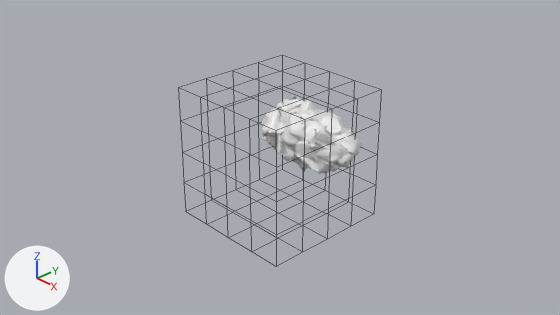
An edit to the Blender file PROCEDURAL_Meteors/meteor.blend, drawn before and after from the same camera.
Rendered twice from the file's camera 'Camera'. Every picture has the same lights, and +X, +Y and +Z are marked at lower left. Mesh edges are drawn as thin lines.

Script lines for the objects in view, before the commit:
```python
ob_cube = bpy.data.objects.new('Cube', me_cube)
ob_cube.location = (0.0, 0.0, 0.0)
```
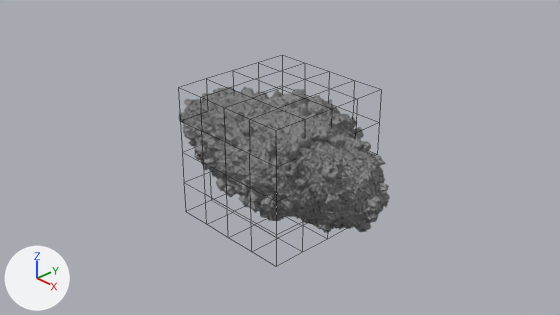
Commit message: updated PROCEDURAL_Meteors/meteor.blend

Location of each change, [x1, y1, x2, y2] in pixels of the pictures (560 x 315 px):
'Cube', surface changed, modifiers changed
    before: [262, 97, 363, 174]
    after: [178, 87, 390, 233]

Edits to the bpy script that builds the scene:
```text
Change mat_material:
    remove # nodes: BsdfPrincipled, Group x2, Mix, OutputMaterial, TexNoise, VectorMath x3
    nodes: AmbientOcclusion, BsdfPrincipled, Bump, Displacement, Group x2, Math x3, Mix x2, OutputMaterial, RGBCurve, TexNoise x3, TexVoronoi, ValToRGB, VectorMath x4
    colours: grey #8f8f8f, grey #818181
Change ob_cube:
    where _m = ob_cube.modifiers.new('Subdivision', 'SUBSURF')
    add _m.adaptive_pixel_size = 0.1
```
